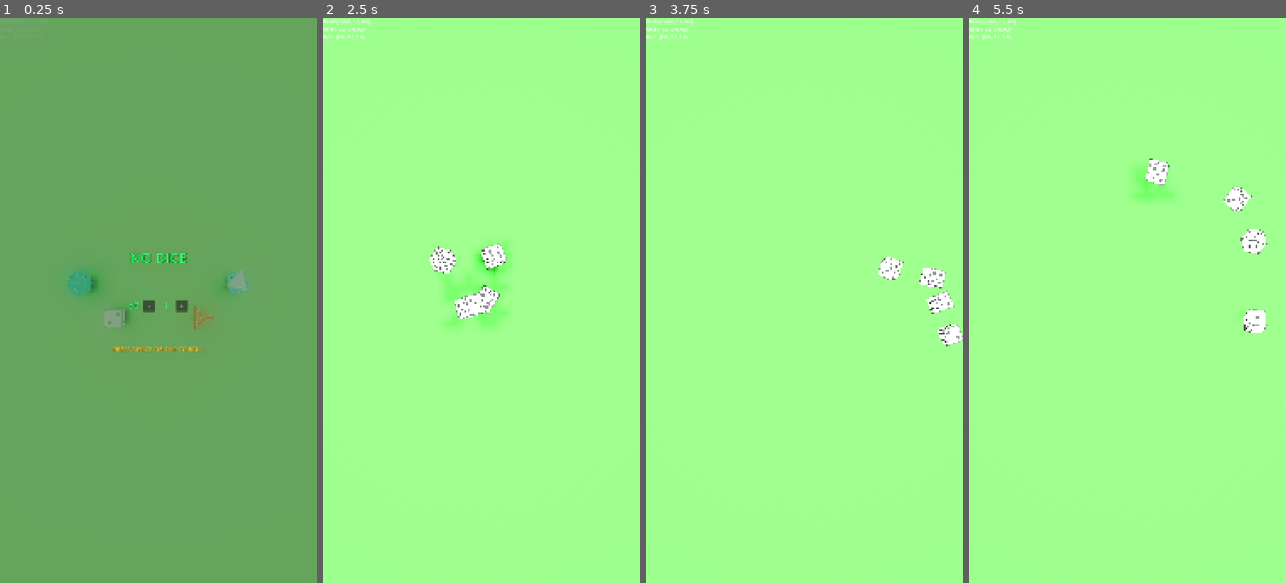
Above: before the commit, frames 1-4 (left to right).
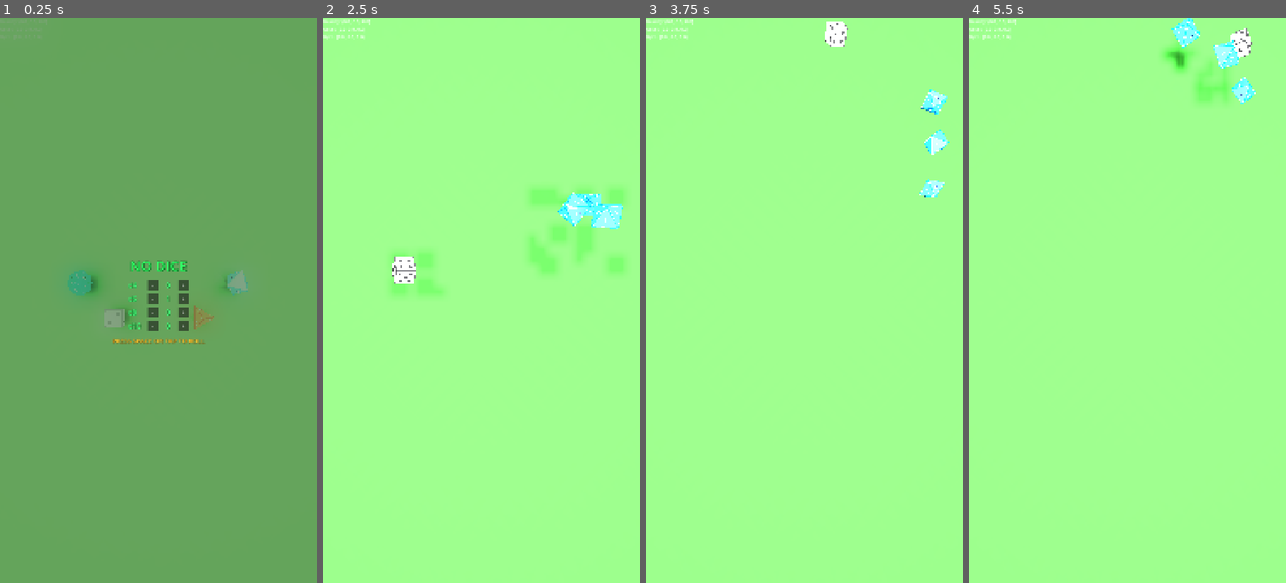
Above: after the commit, the same moments.

Repository: MatthieuLJ/no_dice
Game: Godot game, scene res://die.tscn
Two runs of this game, one before a commit and one after it. Both use one fixed random seed, a clock stepped at 60 frames per second and the inputs below.
Inputs (mouse positions are in pixels of both pictures, inside the frame that each line leads up to):
- Up to frame 1 (0.25 s): no input
- Up to frame 2 (2.5 s): click "-" at 0.5 s; click "+" at 1.25 s; tap Space at 2, 2.27 s; move the mouse to (551, 272) at 2.02 s; hold Right (ui_right) from 2.03 s (still down); tap R at 2.1 s; click (551, 272) at 2.17 s
- Up to frame 3 (3.75 s): release Right (ui_right) at 2.75 s; drag from (741, 328) to (788, 413) at 2.77 s; move the mouse to (836, 176) at 3.52 s; hold Right (ui_right) from 3.53 s (still down); tap Keypad Enter at 3.6 s; click (836, 176) at 3.67 s
- Up to frame 4 (5.5 s): tap R at 3.8, 5.1 s; release Right (ui_right) at 4.25 s; drag from (1111, 413) to (1032, 215) at 4.27 s; move the mouse to (1222, 385) at 5.02 s; hold Left (ui_left) from 5.03 s (still down); click (1222, 385) at 5.17 s; tap Space at 5.27 s

The runs differ from the first frame. In frame 1, 1.4% of the frame differs, in the area x 35-65%, y 41-59%; in frame 2, 4.6%, in the area x 21-95%, y 30-55%; in frame 3, 1.8%; in frame 4, 3.1%.

Commit message:
feat(ui): add multi-die quantity selectors for D4, D6, D8, and D10 in start menu

Diff:
--- a/start_menu.gd
+++ b/start_menu.gd
@@ -1,15 +1,33 @@
 extends CanvasLayer
 
-signal menu_dismissed(dice_count: int)
+signal menu_dismissed(dice_counts: Dictionary)
 
-@export var dice_count: int = 1
+var dice_counts: Dictionary = {
+	"d4": 0,
+	"d6": 1,
+	"d8": 0,
+	"d10": 0
+}
 
 @onready var blur_rect: ColorRect = $BlurRect
 @onready var menu_container: Control = $MenuContainer
 @onready var blink_label: Label = $MenuContainer/VBoxContainer/BlinkPrompt
-@onready var count_label: Label = $MenuContainer/VBoxContainer/ConfigContainer/CountLabel
-@onready var minus_button: Button = $MenuContainer/VBoxContainer/ConfigContainer/MinusButton
-@onready var plus_button: Button = $MenuContainer/VBoxContainer/ConfigContainer/PlusButton
+
+@onready var label_d4: Label = get_node_or_null("MenuContainer/VBoxContainer/ConfigContainer/RowD4/CountLabel")
+@onready var minus_d4: Button = get_node_or_null("MenuContainer/VBoxContainer/ConfigContainer/RowD4/MinusButton")
+@onready var plus_d4: Button = get_node_or_null("MenuContainer/VBoxContainer/ConfigContainer/RowD4/PlusButton")
+
+@onready var label_d6: Label = get_node_or_null("MenuContainer/VBoxContainer/ConfigContainer/RowD6/CountLabel")
+@onready var minus_d6: Button = get_node_or_null("MenuContainer/VBoxContainer/ConfigContainer/RowD6/MinusButton")
+@onready var plus_d6: Button = get_node_or_null("MenuContainer/VBoxContainer/ConfigContainer/RowD6/PlusButton")
+
+@onready var label_d8: Label = get_node_or_null("MenuContainer/VBoxContainer/ConfigContainer/RowD8/CountLabel")
+@onready var minus_d8: Button = get_node_or_null("MenuContainer/VBoxContainer/ConfigContainer/RowD8/MinusButton")
+@onready var plus_d8: Button = get_node_or_null("MenuContainer/VBoxContainer/ConfigContainer/RowD8/PlusButton")
+
+@onready var label_d10: Label = get_node_or_null("MenuContainer/VBoxContainer/ConfigContainer/RowD10/CountLabel")
+@onready var minus_d10: Button = get_node_or_null("MenuContainer/VBoxContainer/ConfigContainer/RowD10/MinusButton")
+@onready var plus_d10: Button = get_node_or_null("MenuContainer/VBoxContainer/ConfigContainer/RowD10/PlusButton")
 
 var _is_active: bool = true
 var _blink_timer: float = 0.0
@@ -17,31 +35,41 @@
 func _ready() -> void:
 	layer = 100
 	process_mode = PROCESS_MODE_ALWAYS
-	_update_count_display()
+	_update_all_displays()
 
-	if minus_button:
-		minus_button.pressed.connect(_on_minus_pressed)
-	if plus_button:
-		plus_button.pressed.connect(_on_plus_pressed)
+	_connect_row("d4", minus_d4, plus_d4)
+	_connect_row("d6", minus_d6, plus_d6)
+	_connect_row("d8", minus_d8, plus_d8)
+	_connect_row("d10", minus_d10, plus_d10)
 
-func _update_count_display() -> void:
-	if count_label:
-		count_label.text = str(dice_count)
+func _connect_row(type_key: String, minus_btn: Button, plus_btn: Button) -> void:
+	if minus_btn:
+		minus_btn.pressed.connect(func(): _on_count_change(type_key, -1))
+	if plus_btn:
+		plus_btn.pressed.connect(func(): _on_count_change(type_key, 1))
 
-func _on_minus_pressed() -> void:
-	if dice_count > 1:
-		dice_count -= 1
-		_update_count_display()
+func _on_count_change(type_key: String, delta: int) -> void:
+	var current: int = dice_counts.get(type_key, 0)
+	var new_val: int = max(0, min(10, current + delta))
+	dice_counts[type_key] = new_val
+	_update_all_displays()
 
-func _on_plus_pressed() -> void:
-	dice_count += 1
-	_update_count_display()
+func _update_all_displays() -> void:
+	if label_d4: label_d4.text = str(dice_counts.get("d4", 0))
+	if label_d6: label_d6.text = str(dice_counts.get("d6", 0))
+	if label_d8: label_d8.text = str(dice_counts.get("d8", 0))
+	if label_d10: label_d10.text = str(dice_counts.get("d10", 0))
+
+func get_total_count() -> int:
+	var total: int = 0
+	for val in dice_counts.values():
+		total += int(val)
+	return total
 
 func _process(delta: float) -> void:
 	if not _is_active:
 		return
 
-	# Blink 80s arcade prompt
 	_blink_timer += delta * 3.0
 	if is_instance_valid(blink_label):
 		blink_label.modulate.a = 1.0 if fmod(_blink_timer, 2.0) < 1.0 else 0.25
@@ -50,29 +78,21 @@
 	if not _is_active:
 		return
 
-	# Decrement / Increment via keyboard Left/Right or -/+
-	if event is InputEventKey and event.pressed and not event.echo:
-		if event.physical_keycode == KEY_LEFT or event.physical_keycode == KEY_MINUS:
-			_on_minus_pressed()
-			get_viewport().set_input_as_handled()
-			return
-		elif event.physical_keycode == KEY_RIGHT or event.physical_keycode == KEY_EQUAL or event.physical_keycode == KEY_KP_ADD:
-			_on_plus_pressed()
-			get_viewport().set_input_as_handled()
-			return
-
-	# Space bar, Enter, or Touch dismisses menu
-	var is_trigger = false
+	var is_trigger: bool = false
 	if event is InputEventKey and event.pressed and not event.echo:
 		if event.physical_keycode == KEY_SPACE or event.physical_keycode == KEY_ENTER or event.physical_keycode == KEY_KP_ENTER:
 			is_trigger = true
 	elif event is InputEventMouseButton and event.pressed:
-		# Check if click was outside the plus/minus buttons
 		var mouse_pos = event.position
-		if minus_button and minus_button.get_global_rect().has_point(mouse_pos):
-			return
-		if plus_button and plus_button.get_global_rect().has_point(mouse_pos):
-			return
+		var buttons: Array[Button] = [
+			minus_d4, plus_d4,
+			minus_d6, plus_d6,
+			minus_d8, plus_d8,
+			minus_d10, plus_d10
+		]
+		for btn in buttons:
+			if btn and btn.get_global_rect().has_point(mouse_pos):
+				return
 		is_trigger = true
 	elif event is InputEventScreenTouch and event.pressed:
 		is_trigger = true
@@ -84,14 +104,17 @@
 func dismiss_menu() -> void:
 	if not _is_active:
 		return
+	if get_total_count() == 0:
+		dice_counts["d6"] = 1
+		_update_all_displays()
+
 	_is_active = false
 
-	# Smooth retro fade out transition
 	var tween = create_tween().set_parallel(true)
 	tween.tween_property(blur_rect, "modulate:a", 0.0, 0.35)
 	tween.tween_property(menu_container, "modulate:a", 0.0, 0.25)
 	tween.finished.connect(func():
 		visible = false
-		menu_dismissed.emit(dice_count)
+		menu_dismissed.emit(dice_counts)
 		queue_free()
 	)
--- a/start_menu.tscn
+++ b/start_menu.tscn
@@ -15,7 +15,7 @@
 shadow_color = Color(0.0, 0.4, 0.1, 0.8)
 
 [sub_resource type="LabelSettings" id="LabelSettings_config"]
-font_size = 28
+font_size = 24
 font_color = Color(0.3, 1.0, 0.5, 1)
 shadow_size = 4
 shadow_color = Color(0.0, 0.4, 0.1, 0.8)
@@ -54,12 +54,12 @@
 anchor_right = 0.5
 anchor_bottom = 0.5
 offset_left = -250.0
-offset_top = -180.0
+offset_top = -220.0
 offset_right = 250.0
-offset_bottom = 180.0
+offset_bottom = 220.0
 grow_horizontal = 2
 grow_vertical = 2
-theme_override_constants/separation = 24
+theme_override_constants/separation = 16
 alignment = 1
 
 [node name="Title" type="Label" parent="MenuContainer/VBoxContainer"]
@@ -68,32 +68,127 @@
 label_settings = SubResource("LabelSettings_title")
 horizontal_alignment = 1
 
-[node name="ConfigContainer" type="HBoxContainer" parent="MenuContainer/VBoxContainer"]
-layout_mode = 2
-size_flags_vertical = 3
-theme_override_constants/separation = 16
-alignment = 1
-
-[node name="D6Label" type="Label" parent="MenuContainer/VBoxContainer/ConfigContainer"]
+[node name="ConfigContainer" type="VBoxContainer" parent="MenuContainer/VBoxContainer"]
+layout_mode = 2
+theme_override_constants/separation = 10
+alignment = 1
+
+[node name="RowD4" type="HBoxContainer" parent="MenuContainer/VBoxContainer/ConfigContainer"]
+layout_mode = 2
+theme_override_constants/separation = 16
+alignment = 1
+
+[node name="D4Label" type="Label" parent="MenuContainer/VBoxContainer/ConfigContainer/RowD4"]
+custom_minimum_size = Vector2(50, 0)
+layout_mode = 2
+text = "d4"
+label_settings = SubResource("LabelSettings_config")
+
+[node name="MinusButton" type="Button" parent="MenuContainer/VBoxContainer/ConfigContainer/RowD4"]
+custom_minimum_size = Vector2(36, 36)
+layout_mode = 2
+size_flags_vertical = 4
+text = "-"
+
+[node name="CountLabel" type="Label" parent="MenuContainer/VBoxContainer/ConfigContainer/RowD4"]
+custom_minimum_size = Vector2(36, 0)
+layout_mode = 2
+text = "0"
+label_settings = SubResource("LabelSettings_config")
+horizontal_alignment = 1
+
+[node name="PlusButton" type="Button" parent="MenuContainer/VBoxContainer/ConfigContainer/RowD4"]
+custom_minimum_size = Vector2(36, 36)
+layout_mode = 2
+size_flags_vertical = 4
+text = "+"
+
+[node name="RowD6" type="HBoxContainer" parent="MenuContainer/VBoxContainer/ConfigContainer"]
+layout_mode = 2
+theme_override_constants/separation = 16
+alignment = 1
+
+[node name="D6Label" type="Label" parent="MenuContainer/VBoxContainer/ConfigContainer/RowD6"]
+custom_minimum_size = Vector2(50, 0)
 layout_mode = 2
 text = "d6"
 label_settings = SubResource("LabelSettings_config")
 
-[node name="MinusButton" type="Button" parent="MenuContainer/VBoxContainer/ConfigContainer"]
-custom_minimum_size = Vector2(40, 40)
-layout_mode = 2
-size_flags_vertical = 4
-text = "-"
-
-[node name="CountLabel" type="Label" parent="MenuContainer/VBoxContainer/ConfigContainer"]
-custom_minimum_size = Vector2(40, 0)
+[node name="MinusButton" type="Button" parent="MenuContainer/VBoxContainer/ConfigContainer/RowD6"]
+custom_minimum_size = Vector2(36, 36)
+layout_mode = 2
+size_flags_vertical = 4
+text = "-"
+
+[node name="CountLabel" type="Label" parent="MenuContainer/VBoxContainer/ConfigContainer/RowD6"]
+custom_minimum_size = Vector2(36, 0)
 layout_mode = 2
 text = "1"
 label_settings = SubResource("LabelSettings_config")
 horizontal_alignment = 1
 
-[node name="PlusButton" type="Button" parent="MenuContainer/VBoxContainer/ConfigContainer"]
-custom_minimum_size = Vector2(40, 40)
+[node name="PlusButton" type="Button" parent="MenuContainer/VBoxContainer/ConfigContainer/RowD6"]
+custom_minimum_size = Vector2(36, 36)
+layout_mode = 2
+size_flags_vertical = 4
+text = "+"
+
+[node name="RowD8" type="HBoxContainer" parent="MenuContainer/VBoxContainer/ConfigContainer"]
+layout_mode = 2
+theme_override_constants/separation = 16
+alignment = 1
+
+[node name="D8Label" type="Label" parent="MenuContainer/VBoxContainer/ConfigContainer/RowD8"]
+custom_minimum_size = Vector2(50, 0)
+layout_mode = 2
+text = "d8"
+label_settings = SubResource("LabelSettings_config")
+
+[node name="MinusButton" type="Button" parent="MenuContainer/VBoxContainer/ConfigContainer/RowD8"]
+custom_minimum_size = Vector2(36, 36)
+layout_mode = 2
+size_flags_vertical = 4
+text = "-"
+
+[node name="CountLabel" type="Label" parent="MenuContainer/VBoxContainer/ConfigContainer/RowD8"]
+custom_minimum_size = Vector2(36, 0)
+layout_mode = 2
+text = "0"
+label_settings = SubResource("LabelSettings_config")
+horizontal_alignment = 1
+
+[node name="PlusButton" type="Button" parent="MenuContainer/VBoxContainer/ConfigContainer/RowD8"]
+custom_minimum_size = Vector2(36, 36)
+layout_mode = 2
+size_flags_vertical = 4
+text = "+"
+
+[node name="RowD10" type="HBoxContainer" parent="MenuContainer/VBoxContainer/ConfigContainer"]
+layout_mode = 2
+theme_override_constants/separation = 16
+alignment = 1
+
+[node name="D10Label" type="Label" parent="MenuContainer/VBoxContainer/ConfigContainer/RowD10"]
+custom_minimum_size = Vector2(50, 0)
+layout_mode = 2
+text = "d10"
+label_settings = SubResource("LabelSettings_config")
+
+[node name="MinusButton" type="Button" parent="MenuContainer/VBoxContainer/ConfigContainer/RowD10"]
+custom_minimum_size = Vector2(36, 36)
+layout_mode = 2
+size_flags_vertical = 4
+text = "-"
+
+[node name="CountLabel" type="Label" parent="MenuContainer/VBoxContainer/ConfigContainer/RowD10"]
+custom_minimum_size = Vector2(36, 0)
+layout_mode = 2
+text = "0"
+label_settings = SubResource("LabelSettings_config")
+horizontal_alignment = 1
+
+[node name="PlusButton" type="Button" parent="MenuContainer/VBoxContainer/ConfigContainer/RowD10"]
+custom_minimum_size = Vector2(36, 36)
 layout_mode = 2
 size_flags_vertical = 4
 text = "+"
--- a/world_physics.gd
+++ b/world_physics.gd
@@ -26,8 +26,62 @@
 	if start_menu and start_menu.has_signal("menu_dismissed"):
 		start_menu.menu_dismissed.connect(_on_start_menu_dismissed)
 
-func _on_start_menu_dismissed(dice_count: int) -> void:
-	set_dice_count(dice_count)
+func _on_start_menu_dismissed(param: Variant) -> void:
+	if param is Dictionary:
+		set_multi_dice_counts(param)
+	elif param is int:
+		set_dice_count(param)
+
+func set_multi_dice_counts(counts: Dictionary) -> void:
+	# Clear previous extra spawned dice
+	for i in range(dice.size() - 1, -1, -1):
+		if is_instance_valid(dice[i]):
+			var node = dice[i]
+			if node != d4 and node != d6 and node != d8 and node != d10:
+				node.queue_free()
+	dice.clear()
+
+	var dice_map: Dictionary = {
+		"d4": d4,
+		"d6": d6,
+		"d8": d8,
+		"d10": d10
+	}
+
+	var spawn_idx: int = 0
+	for type_key in ["d4", "d6", "d8", "d10"]:
+		var req_count: int = int(counts.get(type_key, 0))
+		var base_die = dice_map.get(type_key) as RigidBody3D
+		if not is_instance_valid(base_die):
+			continue
+
+		if req_count > 0:
+			base_die.visible = true
+			base_die.process_mode = PROCESS_MODE_INHERIT
+			dice.append(base_die)
+			base_die.position = Vector3(
+				randf_range(-0.25, 0.25),
+				0.1 + (spawn_idx * 0.12),
+				randf_range(-0.25, 0.25)
+			)
+			base_die.rotation = Vector3(randf_range(0, TAU), randf_range(0, TAU), randf_range(0, TAU))
+			spawn_idx += 1
+
+			for i in range(1, req_count):
+				var extra_die = base_die.duplicate() as RigidBody3D
+				add_child(extra_die)
+				extra_die.visible = true
+				extra_die.position = Vector3(
+					randf_range(-0.25, 0.25),
+					0.1 + (spawn_idx * 0.12),
+					randf_range(-0.25, 0.25)
+				)
+				extra_die.rotation = Vector3(randf_range(0, TAU), randf_range(0, TAU), randf_range(0, TAU))
+				dice.append(extra_die)
+				spawn_idx += 1
+		else:
+			base_die.visible = false
+			base_die.process_mode = PROCESS_MODE_DISABLED
 
 func set_dice_count(count: int) -> void:
 	count = max(1, count)
